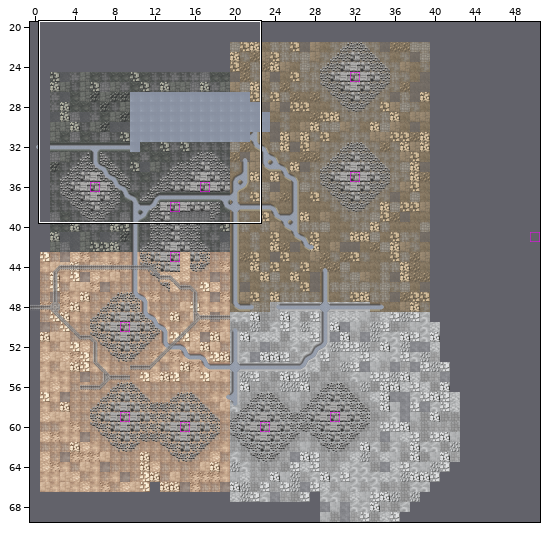
Level history. Tiled map: command/layerauto/test/layerauto_example_answer.tmx. Above, an overview of the earlier version with the close-up marked.
Close-up. As it was:
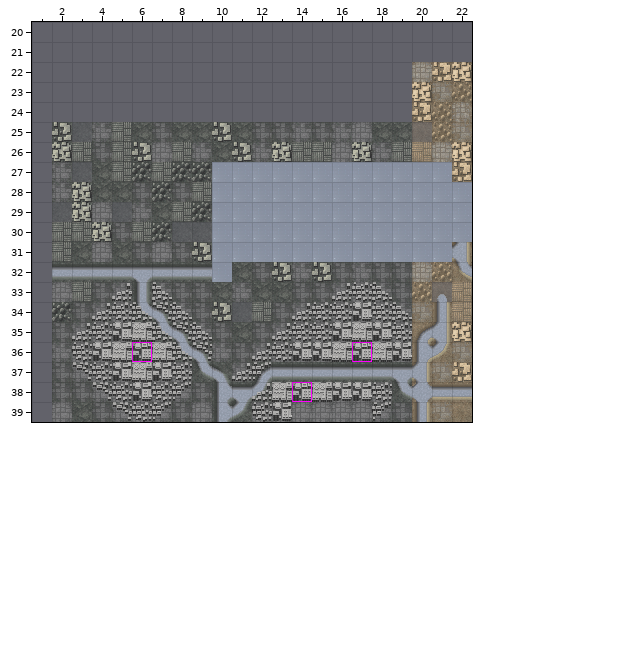
Cells are 20x20 px. Shown: x 1..22, y 20..39. The commit also changed other parts of the map, which this record leaves out.
And afterwards:
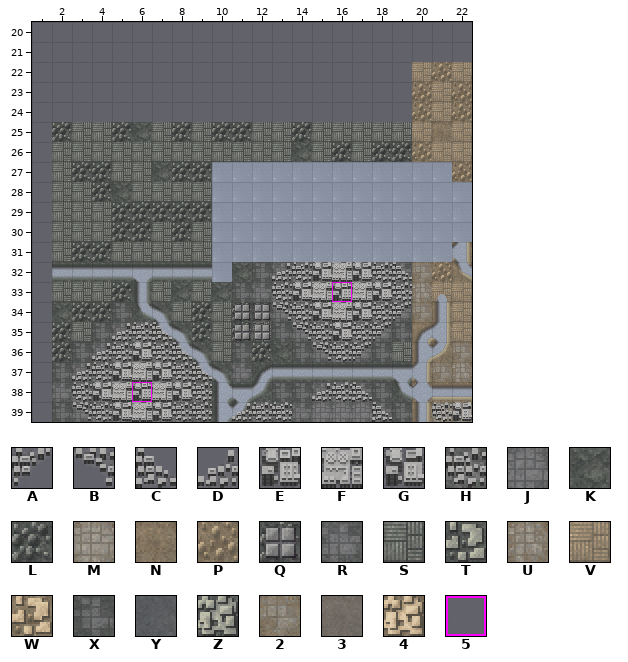
Key: from "巴巴罗萨计划(N4版)地块byXs": A 13, B 14, C 31, D 32, E 49, F 50, G 67, H 68, J 72, K 73, L 74, M 75, N 76, P 77, Q 85, R 90, S 91, T 92, U 93, V 94, W 95, X 108, Y 109, Z 110, 2 111, 3 112, 4 113; from "辅助地块（1.2版）byXs": 5 139.
_ is an empty cell, . an unchanged one.
See-through tiles are keyed as they look on the map.
What changed:
--- layer "Ground"
@@ x 2..22 @@
-22 ..................MW4
-23 ..................42.
-24 ..................WPU
-25 TYRS.XKKTKXXRXRJKK3P2
-26 Z.X.TJ.RKTRZS.JZRSVM4
-27 RYK.LS..............W
-28 RZK.XLX..............
-29 YZJYRKS..............
-30 ..ZXSLYY.............
-31 .KJKXJXT.............
-32 ...........TRTXRXXM..
-33 J.XR.RXX.RKKXXR.RXP3.
-34 LXRJ..RXTYSXRR.......
-35 XRJJ...RXKXRJ...JJ..4
-36 RJJ.....R.RJJJ.JJJ...
-37 ....................W
-38 XXR...RX...JJJ.JJ....
-39 JKXR.RXJ...JJ......2N
+22 ..................VPV
+23 ..................PV.
+24 ..................PVP
+25 LSSL.SLSLLSSLSSSSSVNV
+26 S.S.SS.SSSSSK.LSLLPVV
+27 SLL.SK..............P
+28 SSL.SSS..............
+29 SSSLLLL..............
+30 ..SLLSLS.............
+31 .LLSSSSS.............
+32 ...........RJJJJJR2..
+33 S.SL.SKS.XRJJJJ.JJUV.
+34 KLLX..SLSLXRJJ.......
+35 LSXR...LSLSXR...RX..V
+36 LXR.....S.LKXR.RXS...
+37 ....................U
+38 RJJ...JJ...XXR.RX....
+39 XRJJ.JJR...RR......MM
--- layer "Items_city"
@@ x 3..22 @@
-32 .........._______...
-33 ..D.C.....___DHC_...
-34 .DHCBC...._DHH..C...
-35 DHGF.BC...DH..FGH...
-36 HGFEF.B..DHGGFEFG...
-37 B....._.DA..........
-38 _BHGHA_..DFEFGGH....
-39 __BHA__._.G....A..__
+32 ..........DHGFGHC...
+33 .._._.....HGFEFGH...
+34 ._____....BHGF..A...
+35 __DH.__..._B..HA_...
+36 _DHGH._..___BHA__...
+37 D.....C.__..........
+38 HGFEFGH..___DHC_....
+39 BHGFGHH.D.H....C..HG
--- layer "PathingOverride"
@@ x 16..16 @@
-33 _
+33 5
@@ x 6..17 @@
-36 5..........5
+36 _.........._
@@ x 6..14 @@
-38 _.......5
+38 5......._
--- layer "Items_turret"
@@ x 11..12 @@
-34 __
-35 __
+34 QQ
+35 QQ
Pixel boxes of the changes (left, top, right, bottom) in both close-ups:
changed: (52, 62, 472, 262)
changed: (52, 262, 472, 422)
